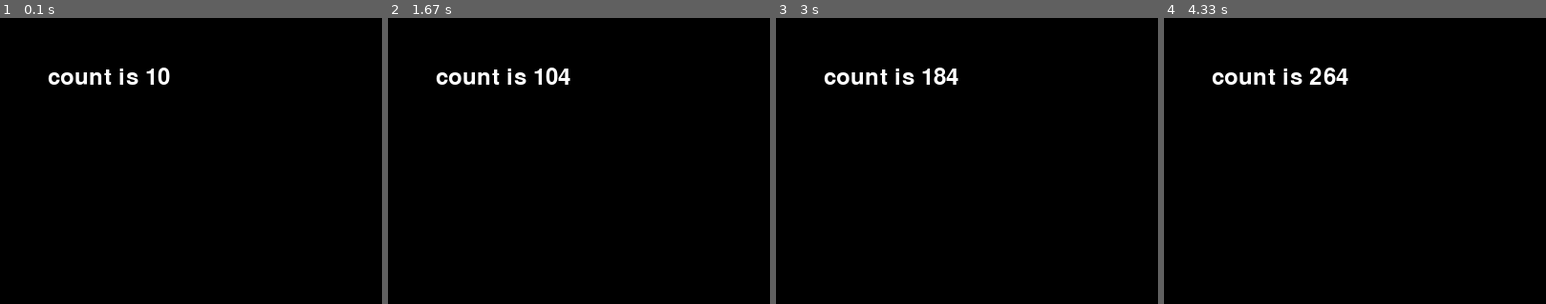
Above: before the commit, frames 1-4 (left to right).
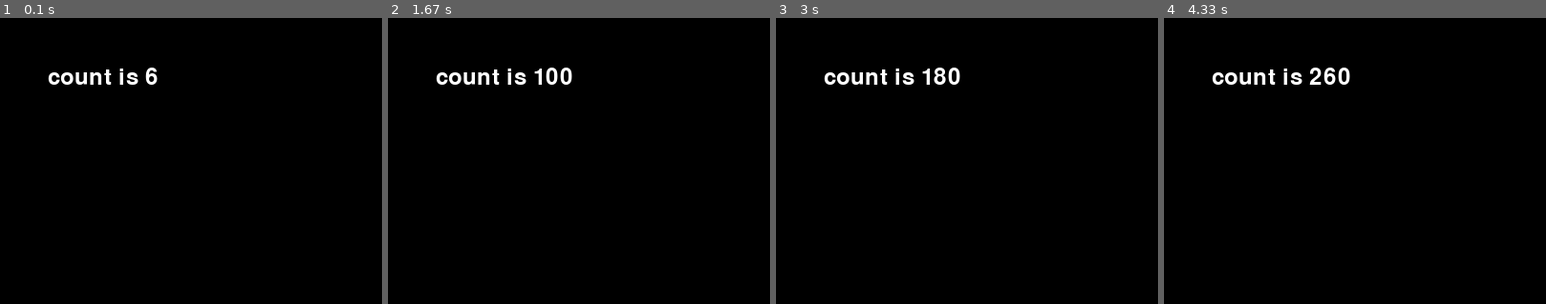
Above: after the commit, the same moments.

Repository: taketo-eng/pygame-practice
Game: pygame game, started from main.py
Two runs of this game, one before a commit and one after it. Both use one fixed random seed, a clock stepped at 60 frames per second and the inputs below.
Inputs:
- Up to frame 1 (0.1 s): no input
- Up to frame 2 (1.67 s): no input
- Up to frame 3 (3 s): no input
- Up to frame 4 (4.33 s): no input

The runs differ from the first frame. In frame 1, 0.3% of the frame differs, in the area x 38-45%, y 17-24%; in frame 2, 0.1%; in frame 3, 0.1%; in frame 4, 0.1%.

Commit message:
フレームレート固定化

Diff:
--- a/main.py
+++ b/main.py
@@ -8,6 +8,9 @@
 
 #画面の色 RGB
 s_colour = (0,0,0)
+
+# 一定のフレームレートにする (オブジェクト生成)
+FPSCLOCK = pygame.time.Clock()
 
 def main():
     ''' main routine '''
@@ -29,5 +32,8 @@
         SURFACE.blit(count_image, (50, 50))
         pygame.display.update()
 
+        # 一定のフレームレートにする
+        FPSCLOCK.tick(60)
+
 if __name__ == '__main__':
     main()
